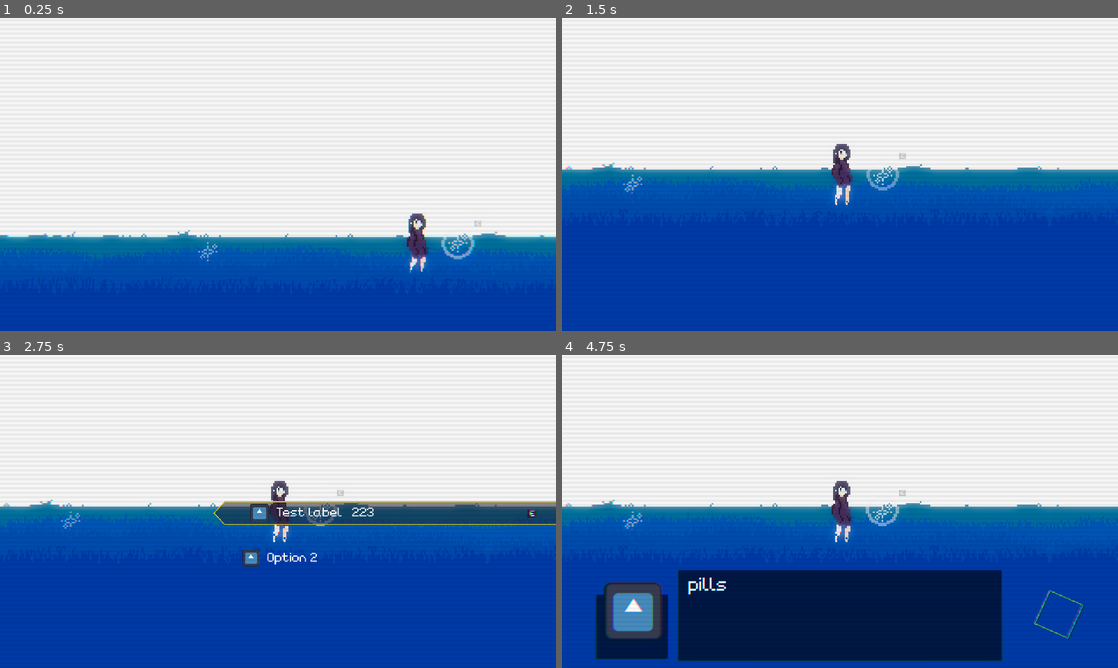
Above: before the commit, frames 1-4 (two rows, left to right).
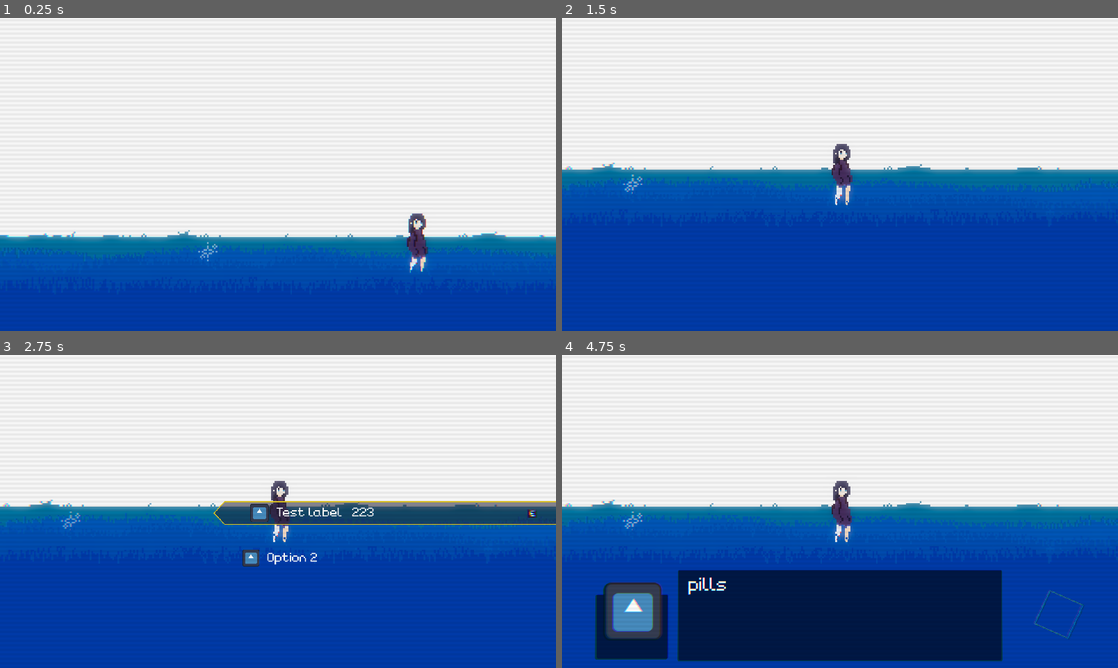
Above: after the commit, the same moments.

Repository: rinnt0/testing
Game: Godot game, scene res://testing.tscn
Two runs of this game, one before a commit and one after it. Both use one fixed random seed, a clock stepped at 60 frames per second and the inputs below. This scene is started directly instead of the project's main scene. The engine's default icon, where the game draws it, is replaced by a stand-in: a white triangle on a blue panel in a dark square.
Inputs:
- Up to frame 1 (0.25 s): no input
- Up to frame 2 (1.5 s): hold D (right) 0.53-1.28 s; hold E (interact) 0.53-1.28 s; hold Down (ui_down) from 1.28 s (still down); tap E (interact) at 1.35 s
- Up to frame 3 (2.75 s): tap Enter at 2 s; release Down (ui_down) at 2.03 s; hold D (right) from 2.03 s (still down); hold E (interact) from 2.03 s (still down)
- Up to frame 4 (4.75 s): release D (right) at 2.78 s; release E (interact) at 2.78 s; hold Up (ui_up) 2.78-3.53 s; tap E (interact) at 2.85, 4.35 s; hold E (interact) 3.53-4.28 s; hold A (left) from 3.53 s (still down); tap Space at 4.25 s

The runs differ from the first frame. In frame 1, 0.3% of the frame differs, in the area x 79-87%, y 64-78%; in frame 2, 0.2%; in frame 3, 0.1%; in frame 4, 0.4%, in the area x 54-95%, y 43-91%.
Error before the commit: Cannot call method 'get_node' on a null value. (res://Scenes/Levels/level_scripts/level.gd:7)
Error after the commit: Cannot call method 'get_node' on a null value. (res://Scenes/Levels/level_scripts/level.gd:8)

Commit message:
added camera stuff for cutscenes

Diff:
--- a/00_globals/global_audio_manager.gd
+++ b/00_globals/global_audio_manager.gd
@@ -17,11 +17,28 @@
 var blip_players: Array[AudioStreamPlayer] = []
 var blip_pool_index: int = 0
 
+
+var ambient_bus: String = "Ambient"
+var ambient_players: Array[AudioStreamPlayer] = []
+var current_ambient_player: int = 0
+var ui_click_sound: AudioStream = preload("res://Assets/Music/mixkit-modern-technology-select-3124.wav")
+
+
 # Characters that should NOT trigger a blip
 const SILENT_CHARS := [" ", "\n", ".", ",", "!", "?", "-", "…", "\"", "'", ":"]
 
 func _ready() -> void:
 	process_mode = Node.PROCESS_MODE_ALWAYS
+
+	# In _ready(), add:
+	for i in music_audio_player_count:
+		var player = AudioStreamPlayer.new()
+		add_child(player)
+		player.bus = ambient_bus
+		player.volume_db = -40
+		ambient_players.append(player)
+
+
 
 	# Music players
 	for i in music_audio_player_count:
@@ -95,6 +112,17 @@
 	var old_player = music_players[1 - current_music_player]
 	fade_out_and_stop(old_player)
 
+func play_ambient(audio: AudioStream) -> void:
+	if audio == ambient_players[current_ambient_player].stream:
+		return
+	current_ambient_player = (current_ambient_player + 1) % 2
+	var current_player = ambient_players[current_ambient_player]
+	current_player.stream = audio
+	play_and_fade_in(current_player)
+	var old_player = ambient_players[1 - current_ambient_player]
+	fade_out_and_stop(old_player)
+
+
 func play_and_fade_in(player: AudioStreamPlayer) -> void:
 	player.play(0)
 	var tween: Tween = create_tween()
@@ -105,3 +133,15 @@
 	tween.tween_property(player, "volume_db", -40, music_fade_Duration)
 	await tween.finished
 	player.stop()
+
+
+func play_sfx(sound: AudioStream) -> void:
+	if sound == null:
+		return
+	var player: AudioStreamPlayer = blip_players[blip_pool_index]
+	blip_pool_index = (blip_pool_index + 1) % blip_pool_size
+	player.stream = sound
+	player.pitch_scale = 1.0
+	player.volume_db = 0.0
+	player.stop()
+	player.play()
--- a/Scenes/Levels/level_0.tscn
+++ b/Scenes/Levels/level_0.tscn
@@ -59,11 +59,11 @@
 [sub_resource type="Resource" id="Resource_r8mod"]
 script = ExtResource("18_kl3re")
 blip_sound = ExtResource("20_7r763")
-base_pitch = 1.2229999999999999
+base_pitch = 1.223
 pitch_variance = 0.115
 base_volume_db = -8.344
 volume_variance_db = 1.903
-char_speed = 0.09699999999999999
+char_speed = 0.097
 
 [sub_resource type="RectangleShape2D" id="RectangleShape2D_sahnr"]
 size = Vector2(23, 13)
@@ -196,6 +196,10 @@
 lines = Array[String](["oh... my pills...", "I should probably take these..."])
 portraits = Array[Texture2D]([ExtResource("16_gx6f8"), ExtResource("16_gx6f8")])
 voice_profiles = Array[ExtResource("18_kl3re")]([ExtResource("19_smcvq"), SubResource("Resource_r8mod")])
+camera_targets = Array[String](["", "Marker2D"])
+
+[node name="Marker2D" type="Marker2D" parent="Pills/ChoiceBridge/ChoiceMaker/DialogContent" unique_id=1481596011]
+position = Vector2(183, 255)
 
 [node name="ChoiceMaker3" parent="Pills/ChoiceBridge" unique_id=1554264409 instance=ExtResource("13_13gea")]
 icon = ExtResource("16_okijc")
--- a/Scenes/Levels/level_scripts/level.gd
+++ b/Scenes/Levels/level_scripts/level.gd
@@ -2,12 +2,14 @@
 
 @onready var door_spawn: Marker2D = $Marker2D
 @export var music : AudioStream
+@export var ambient: AudioStream
 
 var pills_taken = false
 var camera = PlayerManager.player.get_node("Camera2D")
 func _ready() -> void:
 	PlayerManager.set_as_parent(self)
 	AudioManager.play_music( music )
+	AudioManager.play_ambient( ambient )  # ← add this
 
 	PlayerManager.player.visible = true
 	if camera:
--- a/Scenes/UI/ChoiceSystem/DialogBox.tscn
+++ b/Scenes/UI/ChoiceSystem/DialogBox.tscn
@@ -115,6 +115,7 @@
 texture = ExtResource("2_3f5xn")
 
 [node name="AnimatedSprite2D" type="AnimatedSprite2D" parent="." unique_id=1222747648]
+modulate = Color(1, 1, 1, 0.40392157)
 position = Vector2(1717, 898)
 scale = Vector2(2.984375, 2.984375)
 sprite_frames = SubResource("SpriteFrames_dm374")
--- a/Scenes/UI/ChoiceSystem/choice_bridge.gd
+++ b/Scenes/UI/ChoiceSystem/choice_bridge.gd
@@ -60,7 +60,7 @@
 			if full_art:
 				await FullArtBox.show_art(full_art, transition != null)
 			elif dialog:
-				DialogBox.show_lines(dialog.lines, dialog.portraits, dialog.voice_profiles)  # ← pass profiles
+				DialogBox.show_lines(dialog.lines, dialog.portraits, dialog.voice_profiles, dialog)  # ← pass profiles
 				await DialogBox.dialog_finished
 			else:
 				PlayerManager.player.state_machine.process_mode = Node.PROCESS_MODE_INHERIT
--- a/Scenes/UI/ChoiceSystem/choice_menu.gd
+++ b/Scenes/UI/ChoiceSystem/choice_menu.gd
@@ -22,6 +22,7 @@
 	current_index = 0
 	visible = true
 	rebuild()
+	AudioManager.play_sfx(AudioManager.ui_click_sound)
 	PlayerManager.player.can_look_up = false
 
 	if PlayerManager.player.has_node("AnimationPlayer"):
@@ -58,14 +59,17 @@
 		get_viewport().set_input_as_handled()
 		current_index = (current_index - 1 + options.size()) % options.size()
 		rebuild()
+		AudioManager.play_sfx(AudioManager.ui_click_sound)  # ← scroll
 
 	elif event.is_action_pressed("ui_down"):
 		get_viewport().set_input_as_handled()
 		current_index = (current_index + 1) % options.size()
 		rebuild()
+		AudioManager.play_sfx(AudioManager.ui_click_sound)  # ← scroll
 
 	elif event.is_action_pressed("interact"):
 		get_viewport().set_input_as_handled()
 		option_confirmed.emit(options[current_index].label)
 		option_index_confirmed.emit(current_index)
 		hide_menu()
+		AudioManager.play_sfx(AudioManager.ui_click_sound)  # ← scroll
--- a/Scenes/UI/ChoiceSystem/dialog_box.gd
+++ b/Scenes/UI/ChoiceSystem/dialog_box.gd
@@ -10,20 +10,27 @@
 var lines: Array[String] = []
 var current_line = 0
 var is_typing = false
-
+var _active_dialog_content: DialogContent = null
+var _camera: PlayerCamera = null
+var _original_zoom: Vector2 = Vector2.ONE  # ← store zoom before dialog starts
 signal dialog_finished
 
 func _ready():
 	visible = false
 	process_mode = Node.PROCESS_MODE_ALWAYS
 
-func show_lines(new_lines: Array[String], new_portraits: Array = [], new_profiles: Array[VoiceProfile] = []):
+func show_lines(new_lines: Array[String], new_portraits: Array = [], new_profiles: Array[VoiceProfile] = [], content: DialogContent = null):
 	lines = new_lines
 	portraits = new_portraits
-	voice_profiles = new_profiles  # ← add this
+	voice_profiles = new_profiles
+	_active_dialog_content = content
 	current_line = 0
 	visible = true
 	diamond.visible = false
+	# Capture original zoom before any dialog changes it
+	var cam = PlayerManager.player.get_node_or_null("Camera2D")
+	if cam:
+		_original_zoom = cam.zoom
 	display_current_line()
 	PlayerManager.player.can_look_up = false
 	PlayerManager.player.state_machine.process_mode = Node.PROCESS_MODE_DISABLED
@@ -34,6 +41,7 @@
 		return
 	if event.is_action_pressed("interact") and not event.is_echo():
 		get_viewport().set_input_as_handled()
+		AudioManager.play_sfx(AudioManager.ui_click_sound)  # ← scroll
 		if is_typing:
 			# Show all text instantly
 			label.timer.stop()
@@ -45,6 +53,7 @@
 			display_current_line()
 		else:
 			visible = false
+			_restore_camera()
 			PlayerManager.player.state_machine.process_mode = Node.PROCESS_MODE_INHERIT
 			PlayerManager.player.can_look_up = true
 			dialog_finished.emit()
@@ -64,13 +73,30 @@
 	else:
 		current_voice_profile = null
 
+	# Camera target for this line
+	var target_pos: Variant = null
+	if _active_dialog_content and _active_dialog_content.camera_targets.size() > current_line:
+		var target_name = _active_dialog_content.camera_targets[current_line]
+		if target_name != "":
+			var marker = _active_dialog_content.get_node_or_null(target_name)
+			if marker:
+				target_pos = marker.global_position
+		else:
+			_restore_camera()
+
+	# Camera zoom for this line
+	var target_zoom: float = -1.0  # -1 means "no change"
+	if _active_dialog_content and _active_dialog_content.camera_zoom.size() > current_line:
+		target_zoom = _active_dialog_content.camera_zoom[current_line]
+
+	if target_pos != null or target_zoom > 0.0:
+		_move_camera_to(target_pos, target_zoom)
+
 	label.type = lines[current_line]
 	label.text = ""
 	label.current_index = 0
-
-	# Use the profile's speed if available, otherwise fall back to the label's default
 	var speed = current_voice_profile.char_speed if current_voice_profile else label.timer_time
-	label.timer.start(speed)  # ← changed from label.timer.start(label.timer_time)
+	label.timer.start(speed)
 
 	if portraits.size() > current_line and portraits[current_line] != null:
 		portrait.texture = portraits[current_line]
@@ -86,3 +112,54 @@
 		_blip_char_counter = 0
 		var sound = current_voice_profile.blip_sound if current_voice_profile else null
 		AudioManager.play_voice_blip(sound, current_voice_profile)
+
+func _move_camera_to(target_pos: Variant, target_zoom: float = -1.0) -> void:
+	if not _camera:
+		_camera = PlayerManager.player.get_node_or_null("Camera2D")
+	if not _camera:
+		return
+
+	var tween = create_tween().set_trans(Tween.TRANS_SINE).set_ease(Tween.EASE_IN_OUT).set_parallel(true)
+
+	# Only move if a position was given
+	if target_pos != null:
+		# Capture the exact visual center to prevent the initial snap
+		var current_visual_pos = _camera.get_screen_center_position()
+
+		# Detach from player movement
+		_camera.cinematic_mode = true
+		_camera.top_level = true
+		_camera.position_smoothing_enabled = false
+
+		# Teleport the 'actual' position to the 'visual' position immediately
+		_camera.global_position = current_visual_pos
+
+		tween.tween_property(_camera, "global_position", target_pos, 0.4)
+
+	# Only zoom if a valid zoom was given
+	if target_zoom > 0.0:
+		tween.tween_property(_camera, "zoom", Vector2(target_zoom, target_zoom), 0.4)
+
+func _restore_camera() -> void:
+	if not _camera:
+		return
+
+	var tween = create_tween().set_trans(Tween.TRANS_SINE).set_ease(Tween.EASE_IN_OUT).set_parallel(true)
+
+	# Calculate exactly where the camera sits relative to the player
+	var target_return_pos = PlayerManager.player.global_position + Vector2(0, -17)
+
+	tween.tween_property(_camera, "global_position", target_return_pos, 0.4)
+	tween.tween_property(_camera, "zoom", _original_zoom, 0.4)  # ← restore zoom
+	await tween.finished
+
+	# Re-attach to player
+	_camera.top_level = false
+	_camera.cinematic_mode = false
+	_camera.position = Vector2(0, -17)
+
+	# Force the camera to 'forget' the transition and stick to the player
+	_camera.reset_smoothing()
+	_camera.position_smoothing_enabled = true
+
+	_camera = null
--- a/Scenes/UI/ChoiceSystem/dialog_content.gd
+++ b/Scenes/UI/ChoiceSystem/dialog_content.gd
@@ -1,5 +1,6 @@
 class_name DialogContent extends Node
-
 @export_multiline var lines: Array[String] = []
 @export var portraits: Array[Texture2D] = []
-@export var voice_profiles: Array[VoiceProfile]  # ← add this
+@export var voice_profiles: Array[VoiceProfile] = []
+@export var camera_targets: Array[String] = []  # ← one per line, empty = no move
+@export var camera_zoom: Array[float] = []    # default zoom is 6, lower to zoom out, higher to zoom in.
--- a/Scripts/Player/player_camera.gd
+++ b/Scripts/Player/player_camera.gd
@@ -1,6 +1,8 @@
 class_name PlayerCamera extends Camera2D
 
 @onready var camera: Camera2D = $"."
+
+var cinematic_mode: bool = false
 
 
 func _ready() -> void:
@@ -15,6 +17,8 @@
 
 
 func look_up():
+	if cinematic_mode:
+		return
 	if not PlayerManager.player.can_look_up:
 		return
 	if Input.is_action_pressed("up"):
--- a/Scripts/Player/state_idle.gd
+++ b/Scripts/Player/state_idle.gd
@@ -2,7 +2,7 @@
 
 @onready var walk: StateWalk = $"../Walk"
 
-func enter_state(): # when you enter this state. do this! :
+func enter_state():
 	player.update_animation("idle")
 	pass
 
--- /dev/null
+++ b/auto_trigger.gd
@@ -0,0 +1,65 @@
+class_name AutoTrigger extends Area2D
+
+var _triggered = false
+
+func _ready() -> void:
+	# Respect persistent flags the same way ChoiceBridge does
+	for maker in get_children().filter(func(c): return c is ChoiceMaker):
+		var flag = maker.get_node_or_null("DialogFlag")
+		if flag and flag.set_flag_on_complete and flag.flag_name != "":
+			if PersistentData.get_flag(flag.flag_name):
+				queue_free()
+				return
+	body_entered.connect(_on_body_entered)
+
+
+func _on_body_entered(body: Node) -> void:
+	if _triggered or not body is Player:
+		return
+	_triggered = true
+
+	body.velocity = Vector2.ZERO
+	body.direction = Vector2.ZERO
+
+	# Force the SM into idle using its own method, then freeze it
+	body.state_machine.change_state(body.state_machine.states[0])  # states[0] is always Idle per initialize()
+	await get_tree().process_frame
+
+	body.state_machine.process_mode = Node.PROCESS_MODE_DISABLED
+
+
+
+	# Grab the first ChoiceMaker child (AutoTrigger expects exactly one)
+	var maker = get_children().filter(func(c): return c is ChoiceMaker).front()
+	if not maker:
+		queue_free()
+		return
+
+	var dialog     = maker.get_node_or_null("DialogContent")
+	var full_art   = maker.get_node_or_null("FullArtContent")
+	var transition = maker.get_node_or_null("TransitionContent")
+	var flag       = maker.get_node_or_null("DialogFlag")
+
+	# 1. Play visuals / dialog
+	if full_art:
+		await FullArtBox.show_art(full_art, transition != null)
+	elif dialog:
+		DialogBox.show_lines(dialog.lines, dialog.portraits, dialog.voice_profiles, dialog)
+
+		await DialogBox.dialog_finished
+		body.state_machine.process_mode = Node.PROCESS_MODE_INHERIT
+	else:
+		PlayerManager.player.state_machine.process_mode = Node.PROCESS_MODE_INHERIT
+		PlayerManager.player.can_look_up = true
+
+	# 2. Handle flags
+	if flag:
+		if flag.set_flag_on_complete and flag.flag_name != "":
+			PersistentData.set_flag(flag.flag_name, true)
+
+	# 3. Handle transitions (last)
+	if transition:
+		TransitionBox.do_transition(transition, full_art != null)
+		await TransitionBox.transition_finished
+
+	queue_free()
--- /dev/null
+++ b/auto_trigger.tscn
@@ -0,0 +1,6 @@
+[gd_scene format=3 uid="uid://bjw7yyj5egq35"]
+
+[ext_resource type="Script" uid="uid://cs5f74uxrplqn" path="res://auto_trigger.gd" id="1_idmk3"]
+
+[node name="AutoTrigger" type="Area2D" unique_id=904244366]
+script = ExtResource("1_idmk3")
--- a/default_bus_layout.tres
+++ b/default_bus_layout.tres
@@ -5,7 +5,7 @@
 bus/1/solo = false
 bus/1/mute = false
 bus/1/bypass_fx = false
-bus/1/volume_db = -80.0
+bus/1/volume_db = -18.984375
 bus/1/send = &"Master"
 bus/2/name = &"SFX"
 bus/2/solo = false
--- a/testing.tscn
+++ b/testing.tscn
@@ -14,11 +14,15 @@
 [ext_resource type="PackedScene" uid="uid://boql8kevdeie3" path="res://transition_content.tscn" id="11_fd6ls"]
 [ext_resource type="Script" uid="uid://buevi6v0ikoyi" path="res://VoiceProfiles/voice_profiles.gd" id="12_qqc7k"]
 [ext_resource type="Resource" uid="uid://ddfjyl7doihlw" path="res://VoiceProfiles/main_character_fast.tres" id="13_egoch"]
+[ext_resource type="PackedScene" uid="uid://bjw7yyj5egq35" path="res://auto_trigger.tscn" id="15_qqc7k"]
 
 [sub_resource type="RectangleShape2D" id="RectangleShape2D_fd6ls"]
 size = Vector2(45, 7)
 
 [sub_resource type="RectangleShape2D" id="RectangleShape2D_11ixh"]
+
+[sub_resource type="RectangleShape2D" id="RectangleShape2D_egoch"]
+size = Vector2(20, 45)
 
 [node name="Node2D" type="Node2D" unique_id=1924986355]
 script = ExtResource("1_co24e")
@@ -57,6 +61,7 @@
 position = Vector2(292, 145)
 
 [node name="ChoiceBridge" parent="." unique_id=761932374 instance=ExtResource("3_11ixh")]
+visible = false
 position = Vector2(317, 128)
 
 [node name="ChoiceMaker" parent="ChoiceBridge" unique_id=701856808 instance=ExtResource("4_lc7k4")]
@@ -116,3 +121,25 @@
 
 [node name="CollisionShape2D" type="CollisionShape2D" parent="ChoiceBridge2/InteractPrompt" unique_id=890213741]
 shape = SubResource("RectangleShape2D_11ixh")
+
+[node name="AutoTrigger" parent="." unique_id=904244366 instance=ExtResource("15_qqc7k")]
+position = Vector2(363, 125)
+
+[node name="CollisionShape2D" type="CollisionShape2D" parent="AutoTrigger" unique_id=116308624]
+position = Vector2(3, 12.5)
+shape = SubResource("RectangleShape2D_egoch")
+
+[node name="ChoiceMaker" parent="AutoTrigger" unique_id=333968866 instance=ExtResource("4_lc7k4")]
+
+[node name="DialogContent" parent="AutoTrigger/ChoiceMaker" unique_id=1211920510 instance=ExtResource("5_w078t")]
+lines = Array[String](["this is a ", "cutscene"])
+portraits = Array[Texture2D]([ExtResource("11_2yngh"), ExtResource("11_2yngh")])
+voice_profiles = Array[ExtResource("12_qqc7k")]([ExtResource("13_egoch"), ExtResource("13_egoch")])
+camera_targets = Array[String](["", "Marker2D2"])
+camera_zoom = Array[float]([0.0, 5.0])
+
+[node name="Marker2D" type="Marker2D" parent="AutoTrigger/ChoiceMaker/DialogContent" unique_id=2043410620]
+position = Vector2(332, 91)
+
+[node name="Marker2D2" type="Marker2D" parent="AutoTrigger/ChoiceMaker/DialogContent" unique_id=1410897069]
+position = Vector2(244, 89)
Not shown, added: Assets/Music/mixkit-modern-technology-select-3124.wav.import
Not shown: 2 places in Scenes/Levels/level_0.tscn that only renumber resources
Not shown, added: auto_trigger.gd.uid
Not shown, added: Assets/Music/mixkit-modern-technology-select-3124.wav
Not shown, added: Scenes/Levels/level_0.tscn9207569048.tmp
